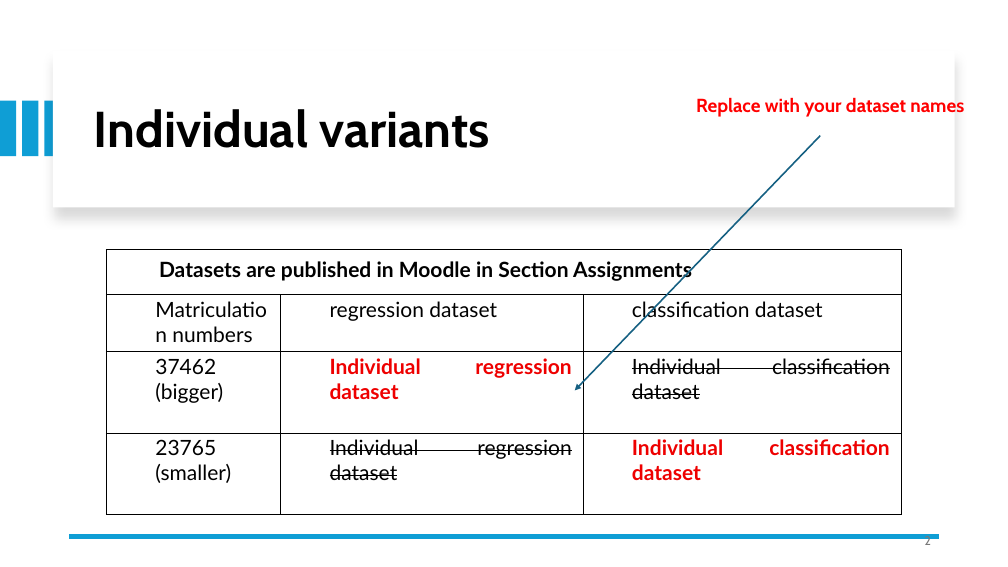
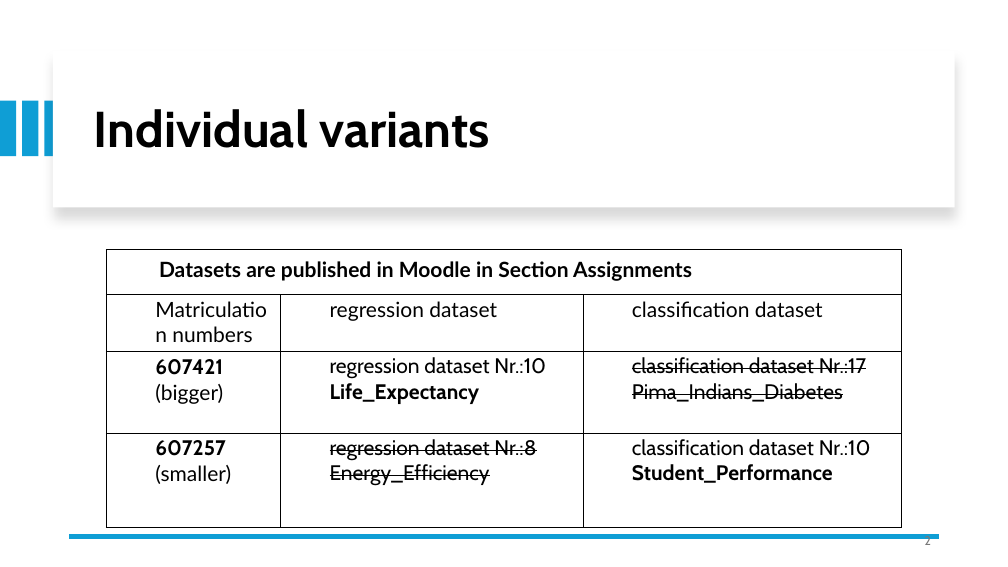
Before and after one commit to azelarabchakour/Data-science-assignments, a slide deck: slide 2 of Assignment-1/Assignment-1.pptx. Drawn at 1008x567 pixels with LibreOffice and Linux fonts; fonts in the diff are those of the drawing. Boxes give left, top, right and bottom in pixels: in the first picture for what was removed or moved away, otherwise in the second. Text is boxed around its words. In the diff, an @@ line names an element or a change of style, - is before the commit and + after.

Commit message:
regression part done

```diff
--- a/Assignment-1/Assignment-1.pptx
+++ b/Assignment-1/Assignment-1.pptx
@@ text removed at [696, 97, 964, 117] @@
-Replace with your dataset names
@@ arrow removed from (820, 135) to (575, 390) @@
@@ table at [107, 250, 901, 529] @@
-row 3: 37462 (bigger) | Individual regression dataset | Individual classification dataset
+row 3: 607421 (bigger) | regression dataset Nr.:10 / Life_Expectancy | classification dataset Nr.:17 / Pima_Indians_Diabetes
-row 4: 23765 (smaller) | Individual regression dataset | Individual classification dataset
+row 4: 607257 (smaller) | regression dataset Nr.:8 / Energy_Efficiency | classification dataset Nr.:10 / Student_Performance
```
Also in this commit, not shown: 11 other slides changed, 10 slides added, 10 other files.
